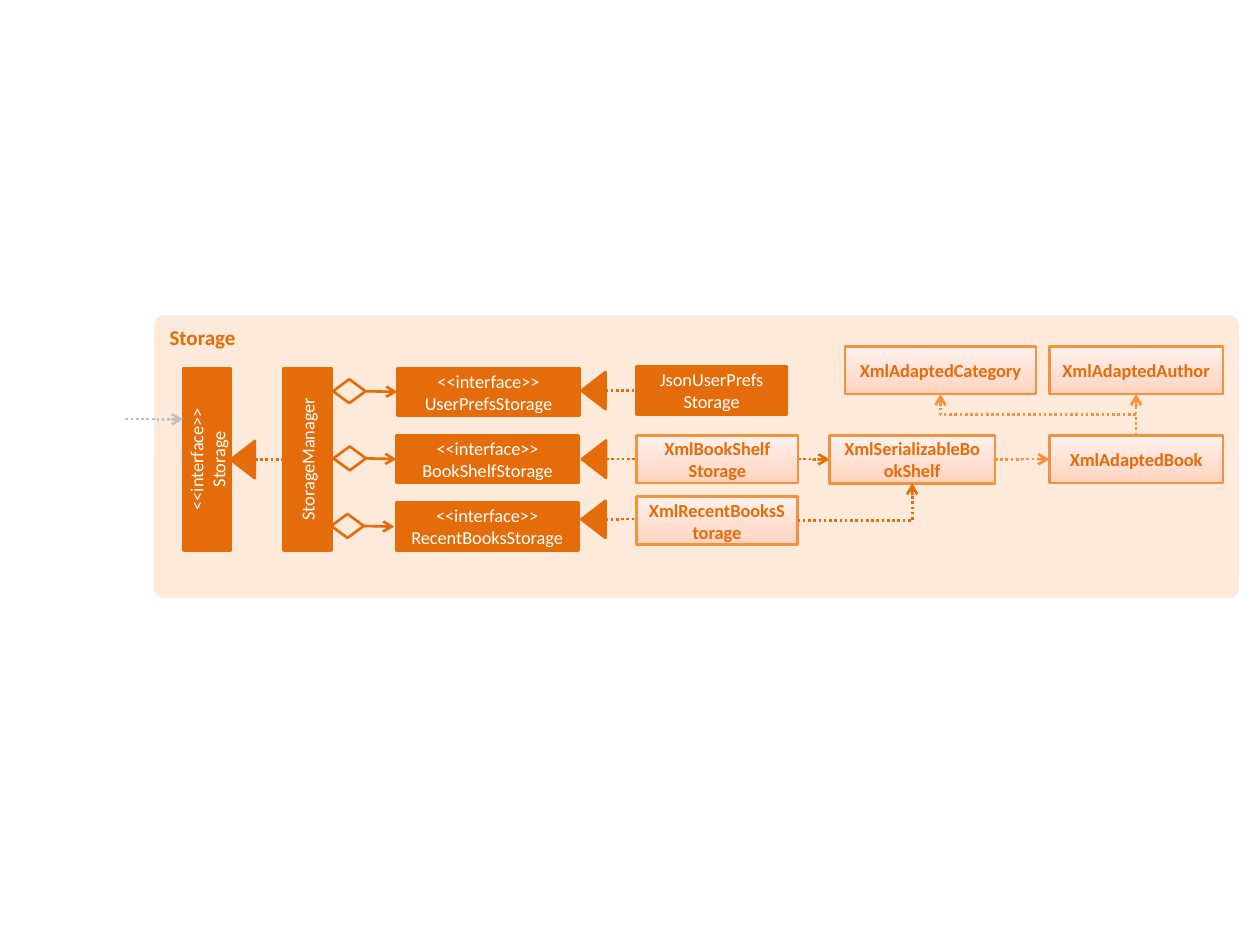
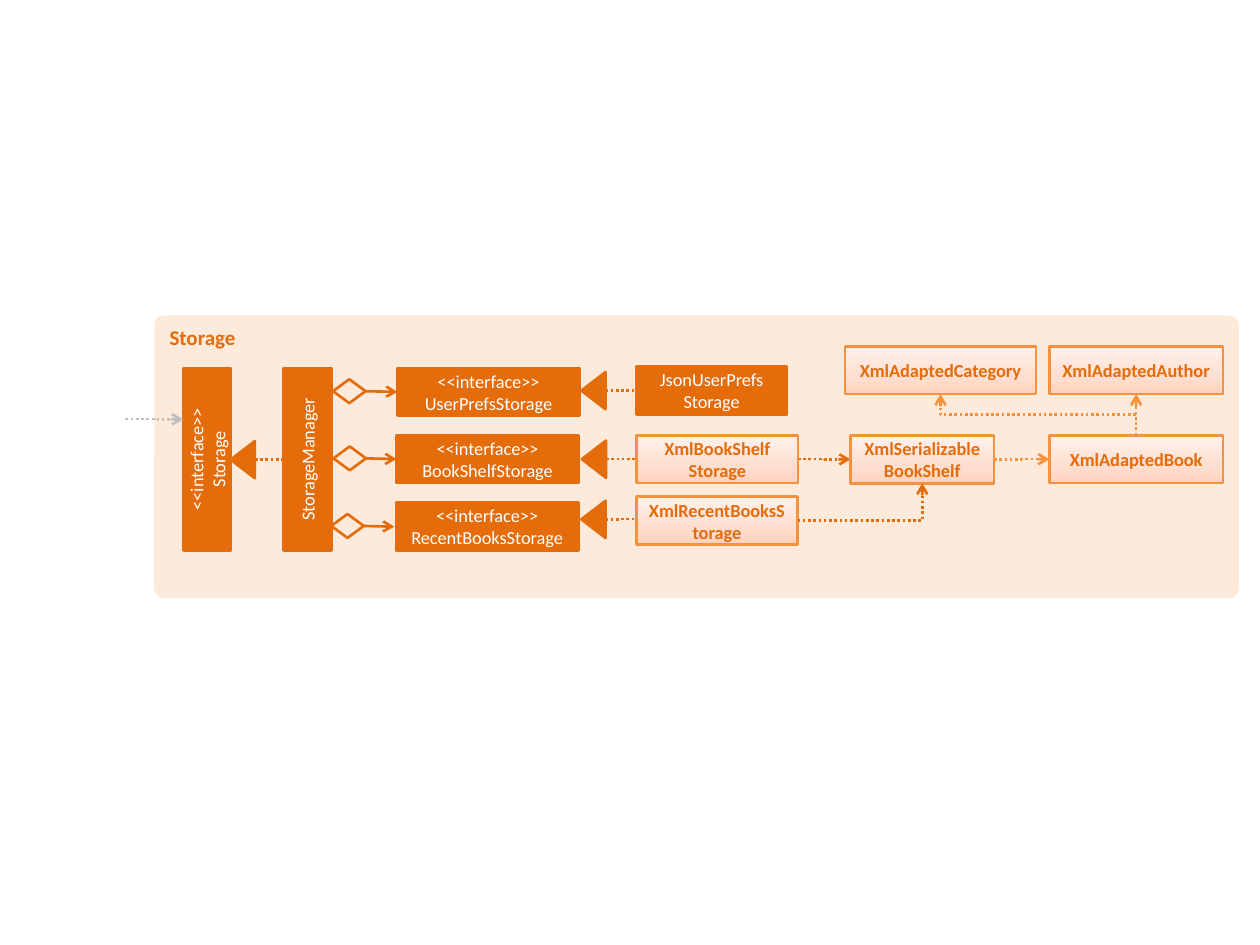
Before and after one commit to CS2103JAN2018-F14-B4/addressbook-level4, a slide deck: slide 1 of docs/diagrams/StorageComponentClassDiagram.pptx. Drawn at 1260x945 pixels with LibreOffice and Linux fonts; fonts in the diff are those of the drawing. Boxes give left, top, right and bottom in pixels: in the first picture for what was removed or moved away, otherwise in the second. Text is boxed around its words. In the diff, an @@ line names an element or a change of style, - is before the commit and + after.

```diff
--- a/docs/diagrams/StorageComponentClassDiagram.pptx
+++ b/docs/diagrams/StorageComponentClassDiagram.pptx
@@ rectangle "XmlSerializableBookShelf": place and size @@
-rectangle "XmlSerializableBookShelf" at (829,436,994,484)
+rectangle "XmlSerializableBookShelf" at (850,436,994,484)
@@ elbow arrow moved from (798, 459) - (829, 460) to (798, 459) - (850, 460) @@
@@ elbow arrow moved from (798, 520) - (912, 484) to (798, 520) - (922, 484) @@
```
Also in this commit, not shown: 6 other files.
